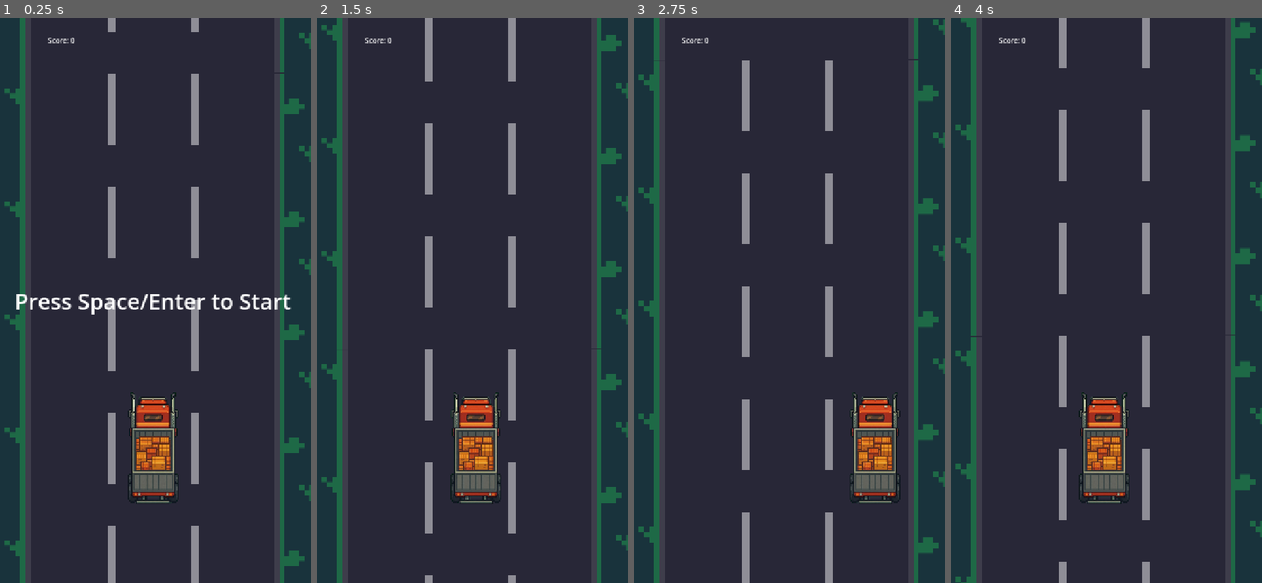
Above: before the commit, frames 1-4 (left to right).
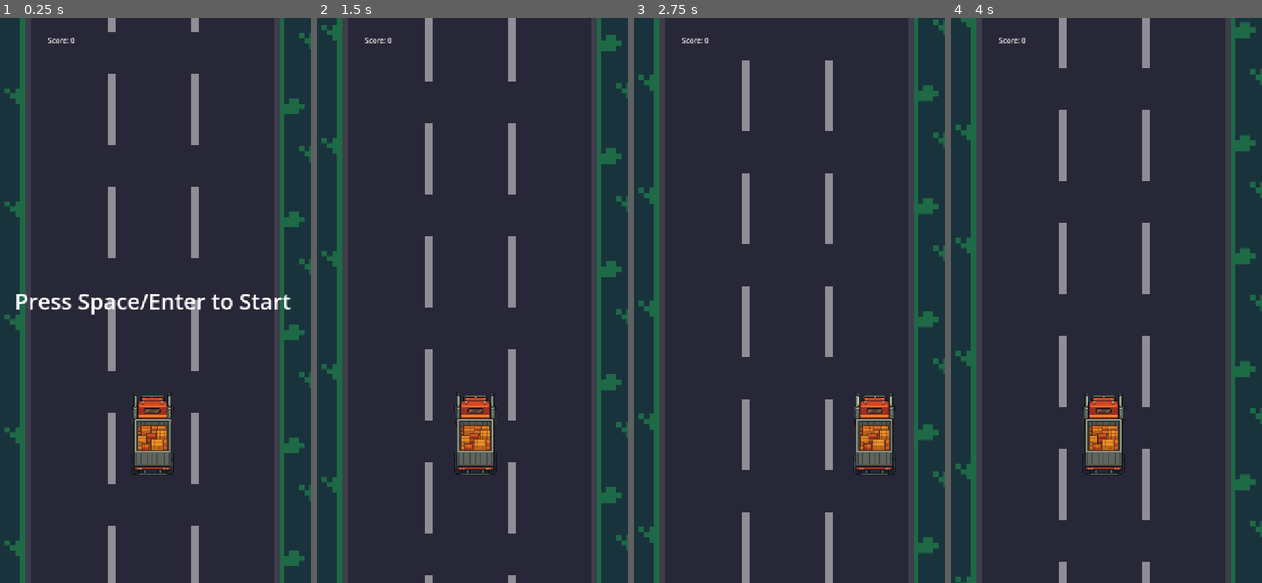
Above: after the commit, the same moments.

Repository: kevin-ai-04/night-trucker-game
Game: Godot game, scene res://main.tscn
Same seed, same stepped clock (60 frames per second), same inputs: the game is played once before the commit and once after it. The engine's default icon, where the game draws it, is replaced by a stand-in: a white triangle on a blue panel in a dark square. Sound files missing from this copy of the repository are replaced by a short silence.
Inputs (mouse positions are in pixels of both pictures, inside the frame that each line leads up to):
- Up to frame 1 (0.25 s): no input
- Up to frame 2 (1.5 s): tap Space (start_game) at 0.5, 1.35 s; move the mouse to (537, 272) at 0.52 s; hold Right (move_right) 0.53-1.28 s; hold Space (start_game) 0.53-1.28 s; click (537, 272) at 0.67 s; move the mouse to (407, 328) at 1.27 s; hold Left (move_left) from 1.28 s (still down)
- Up to frame 3 (2.75 s): move the mouse to (817, 176) at 2.02 s; release Left (move_left) at 2.03 s; hold Right (move_right) from 2.03 s (still down); hold Space (start_game) from 2.03 s (still down)
- Up to frame 4 (4 s): move the mouse to (1087, 413) at 2.77 s; release Space (start_game) at 2.78 s; tap Space (start_game) at 2.85 s; click (1087, 413) at 2.92 s; move the mouse to (1199, 385) at 3.52 s; release Right (move_right) at 3.53 s; hold Left (move_left) from 3.53 s (still down); hold Space (start_game) from 3.53 s (still down)

The runs differ from the first frame. In frame 1, 2.5% of the frame differs, in the area x 41-92%, y 9-86%; in frame 2, 2.5%; in frame 3, 2.5%, in the area x 6-92%, y 7-86%; in frame 4, 2.5%.

Commit message:
Added music and other sfx

Diff:
--- /dev/null
+++ b/default_bus_layout.tres
@@ -0,0 +1,21 @@
+[gd_resource type="AudioBusLayout" format=3 uid="uid://dqxvhim2cymmi"]
+
+[resource]
+bus/1/name = &"Music"
+bus/1/solo = false
+bus/1/mute = false
+bus/1/bypass_fx = false
+bus/1/volume_db = 0.0
+bus/1/send = &"Master"
+bus/2/name = &"Engine"
+bus/2/solo = false
+bus/2/mute = false
+bus/2/bypass_fx = false
+bus/2/volume_db = 0.0
+bus/2/send = &"Master"
+bus/3/name = &"SFX"
+bus/3/solo = false
+bus/3/mute = false
+bus/3/bypass_fx = false
+bus/3/volume_db = 0.0
+bus/3/send = &"Master"
--- a/main.gd
+++ b/main.gd
@@ -16,7 +16,10 @@
 @onready var grass1 = $BackgroundLayer/Grass1
 @onready var grass2 = $BackgroundLayer/Grass2
 
+@onready var bgm_player = $BGMPlayer
+var current_bgm_index = -1
 
+@onready var engine_sound_player = $EngineSoundPlayer
 
 var active_obstacles = []
 var is_game_active = false
@@ -24,16 +27,30 @@
 var beep_cooldown = 0.0
 var road_speed = 500
 
-const STAGGER_DISTANCE = 1200
+const STAGGER_DISTANCE = 2200
 const MAX_CONSECUTIVE_LANE = 3
 var last_safe_lane = -1
 var same_lane_count = 0
+
+
+# Create an array of your music tracks
+var bgm_tracks = [
+	preload("res://assets/Music/going-up-chill-lofi-jazz-341261.mp3"),
+	preload("res://assets/Music/we-jazz-lofi-soul-363084.mp3"),
+	preload("res://assets/Music/sloth-tier-lofi-jazz-223593.mp3"),
+	preload("res://assets/Music/warm-breeze-lofi-music-chill-lofi-344259.mp3"),
+	preload("res://assets/Music/we-jazz-lofi-soul-363084.mp3")
+]
+
 
 func _ready():
 	player.hit.connect(_on_player_hit)
 	obstacle_timer.timeout.connect(_on_obstacle_timer_timeout)
 	retry_button.pressed.connect(new_game)
 	new_game()
+	bgm_player.finished.connect(_on_bgm_finished)
+	engine_sound_player.finished.connect(engine_sound_player.play)
+	_play_next_song()
 
 func new_game():
 	get_tree().paused = false
@@ -50,6 +67,7 @@
 	hud.get_node("MessageLabel").text = "Press Space/Enter to Start"
 	hud.get_node("MessageLabel").show()
 	retry_button.hide()
+	engine_sound_player.stop()
 
 func _unhandled_input(event):
 	if event.is_action_pressed("start_game") and not is_game_active:
@@ -59,11 +77,13 @@
 		hud.get_node("MessageLabel").hide()
 		hud.get_node("ScoreLabel").text = "Score: " + str(score)
 		obstacle_timer.start()
+		engine_sound_player.play()
 
 func _on_player_hit():
 	sfx_crash.play() # Add this line
 	is_game_active = false
 	obstacle_timer.stop()
+	engine_sound_player.stop()
 	hud.get_node("MessageLabel").text = "Game Over"
 	hud.get_node("MessageLabel").show()
 	retry_button.show()
@@ -147,8 +167,8 @@
 	if obstacle_in_lane:
 		if beep_cooldown <= 0:
 			sfx_beep.play()
-			var beep_interval = remap(closest_distance, 100, 800, 0.1, 1.0)
-			beep_cooldown = clamp(beep_interval, 0.1, 1.0)
+			var beep_interval = remap(closest_distance, 200, 800, 0.1, 1.0)
+			beep_cooldown = clamp(beep_interval, 0.05, 1.2)
 
 func _on_ScoreArea_area_entered(area):
 	if area.is_in_group("obstacles") and not area.scored:
@@ -156,3 +176,15 @@
 		score += 1
 		hud.get_node("ScoreLabel").text = "Score: " + str(score)
 		sfx_score.play()
+
+func _on_bgm_finished():
+	_play_next_song()
+
+func _play_next_song():
+	current_bgm_index += 1
+	# If we've gone past the end of the list, loop back to the start
+	if current_bgm_index >= bgm_tracks.size():
+		current_bgm_index = 0
+
+	bgm_player.stream = bgm_tracks[current_bgm_index]
+	bgm_player.play()
--- a/main.tscn
+++ b/main.tscn
@@ -8,6 +8,7 @@
 [ext_resource type="AudioStream" uid="uid://daulvtk8tjgmc" path="res://assets/blip-131856-point.mp3" id="5_lquwl"]
 [ext_resource type="Texture2D" uid="uid://cxmay3trh2bqt" path="res://assets/grass_tile.png" id="6_7mycd"]
 [ext_resource type="AudioStream" uid="uid://bbocsu45g0if" path="res://assets/crash.mp3" id="8_5vw27"]
+[ext_resource type="AudioStream" uid="uid://dtd2ksj3bemog" path="res://assets/rumbling_semi_truck.mp3" id="9_kek77"]
 
 [sub_resource type="RectangleShape2D" id="RectangleShape2D_1bvp3"]
 size = Vector2(720, 116)
@@ -68,9 +69,11 @@
 stream = ExtResource("3_lquwl")
 volume_db = -12.11
 pitch_scale = 0.7
+bus = &"SFX"
 
 [node name="SfxScore" type="AudioStreamPlayer" parent="."]
 stream = ExtResource("5_lquwl")
+bus = &"SFX"
 
 [node name="ObstacleTimer" type="Timer" parent="."]
 wait_time = 5.0
@@ -80,5 +83,16 @@
 stream = ExtResource("8_5vw27")
 volume_db = -10.065
 pitch_scale = 0.61
+bus = &"SFX"
+
+[node name="BGMPlayer" type="AudioStreamPlayer" parent="."]
+process_mode = 3
+volume_db = -25.0
+bus = &"Music"
+
+[node name="EngineSoundPlayer" type="AudioStreamPlayer" parent="."]
+stream = ExtResource("9_kek77")
+volume_db = -27.0
+bus = &"Engine"
 
 [connection signal="area_entered" from="World/ScoreArea" to="." method="_on_ScoreArea_area_entered"]
--- a/obstacle.tscn
+++ b/obstacle.tscn
@@ -23,4 +23,5 @@
 [node name="SfxPassBy" type="AudioStreamPlayer" parent="."]
 process_mode = 3
 stream = ExtResource("3_vcivv")
-volume_db = -15.656
+volume_db = -20.0
+bus = &"SFX"
--- a/player.tscn
+++ b/player.tscn
@@ -7,22 +7,22 @@
 [ext_resource type="AudioStream" uid="uid://b2b75tdm4o6f0" path="res://assets/right_lane_Kendra.mp3" id="5_b26j0"]
 
 [sub_resource type="RectangleShape2D" id="RectangleShape2D_n7ghd"]
-size = Vector2(89, 118)
+size = Vector2(89, 82)
 
 [node name="Player" type="CharacterBody2D"]
 z_index = 10
 script = ExtResource("1_sweqy")
 
 [node name="Sprite2D" type="Sprite2D" parent="."]
-position = Vector2(1, 1)
-scale = Vector2(0.522523, 0.522523)
+position = Vector2(-0.499997, -31.6622)
+scale = Vector2(0.445946, 0.390554)
 texture = ExtResource("2_sweqy")
 
 [node name="Hitbox" type="Area2D" parent="."]
 collision_mask = 2
 
 [node name="CollisionShape2D" type="CollisionShape2D" parent="Hitbox"]
-position = Vector2(-0.5, -21)
+position = Vector2(-0.5, -39)
 shape = SubResource("RectangleShape2D_n7ghd")
 
 [node name="SfxLeft" type="AudioStreamPlayer" parent="."]
Not shown, added: assets/Music/going-up-chill-lofi-jazz-341261.mp3.import
Not shown, added: assets/Music/lofi-jazz-rap-1-hiphop-158516.mp3.import
Not shown, added: assets/Music/sloth-tier-lofi-jazz-223593.mp3.import
Not shown, added: assets/Music/warm-breeze-lofi-music-chill-lofi-344259.mp3.import
Not shown, added: assets/Music/we-jazz-lofi-soul-363084.mp3.import
Binary file changed: assets/road.png
Not shown, added: assets/rumbling_semi_truck.mp3.import
Not shown: 1 places in main.tscn that only renumber resources
Not shown, added: sound_creds.txt
Not shown, added: assets/Music/going-up-chill-lofi-jazz-341261.mp3
Not shown, added: assets/Music/lofi-jazz-rap-1-hiphop-158516.mp3
Not shown, added: assets/Music/sloth-tier-lofi-jazz-223593.mp3
(and 3 more such lines)
